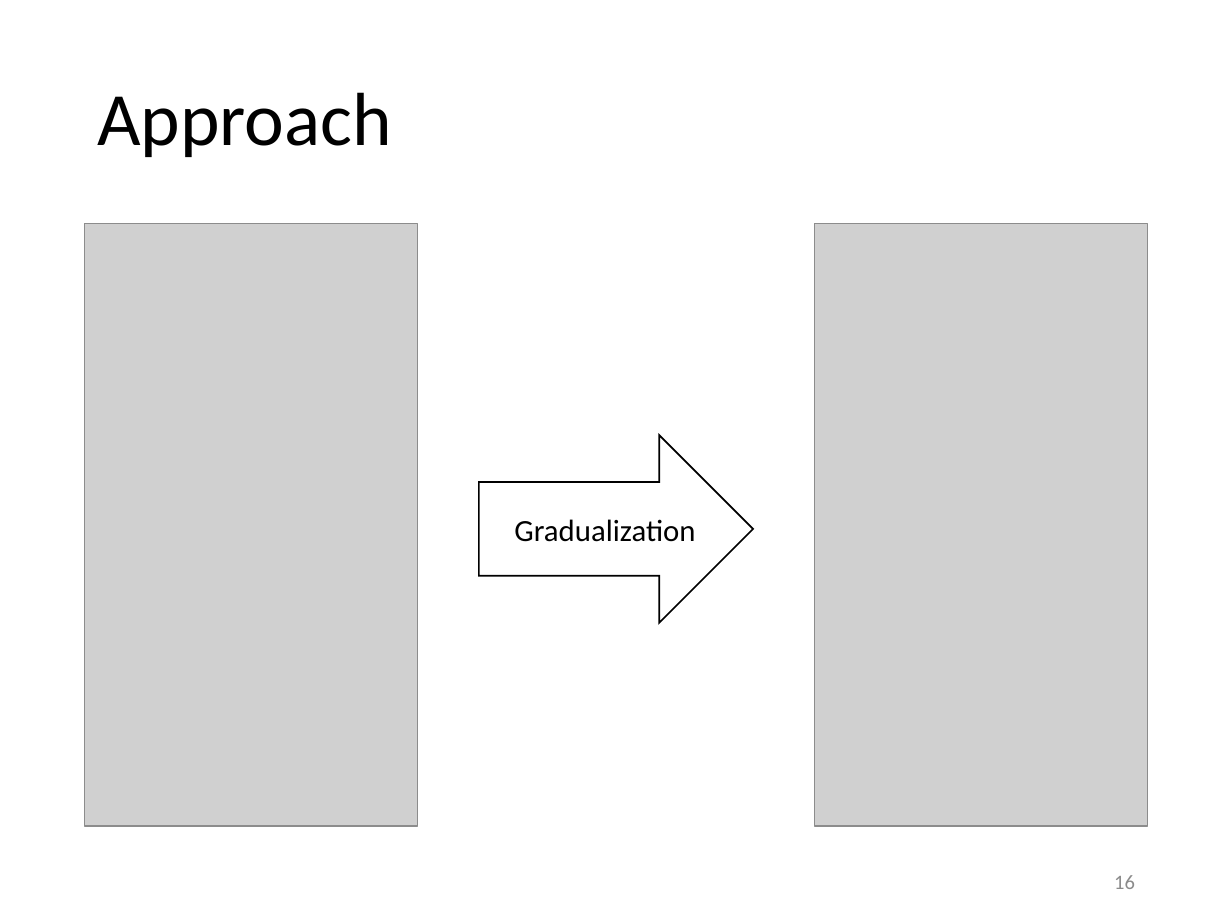
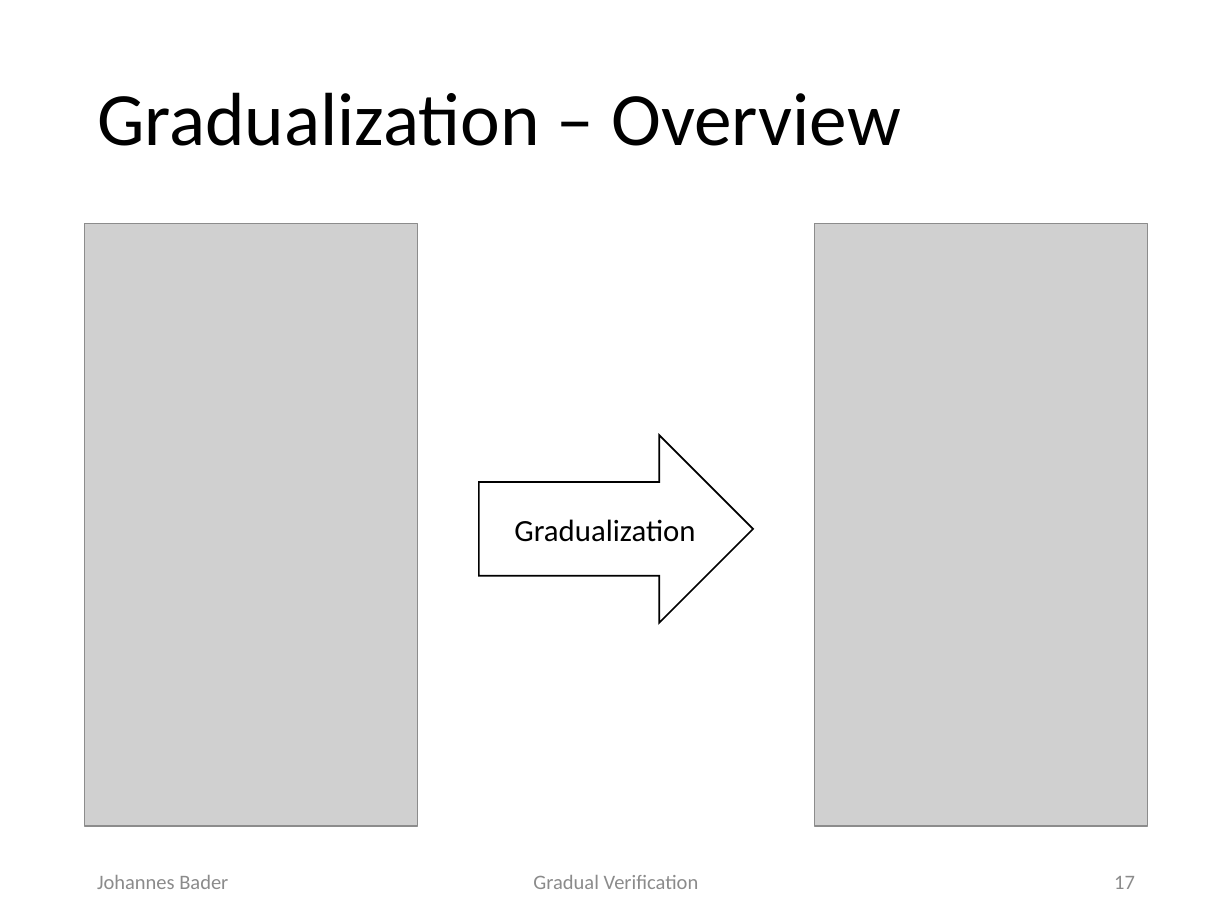
Before and after one commit to olydis/GradVerThesis, a slide deck: slide 17 of presentation/PLunch.pptm (slide 16 before the commit). Drawn at 1232x924 pixels with LibreOffice and Linux fonts; fonts in the diff are those of the drawing; grey boxes stand for pictures. Boxes give left, top, right and bottom in pixels: in the first picture for what was removed or moved away, otherwise in the second. Text is boxed around its words. In the diff, an @@ line names an element or a change of style, - is before the commit and + after.

```diff
--- a/presentation/PLunch.pptm
+++ b/presentation/PLunch.pptm
@@ title at [97,92,901,146]: text changed @@
-Approach
+Gradualization – Overview
@@ text added at [97,875,228,889], 12 pt, text #8C8C8C @@
+Johannes Bader
@@ text added at [533,875,699,889], 12 pt, text #8C8C8C @@
+Gradual Verification
@@ page number at [1114,876,1135,889]: text changed @@
-16
+17
```
Also in this commit, not shown: 39 other slides changed, 5 slides added, 4 slides removed.
